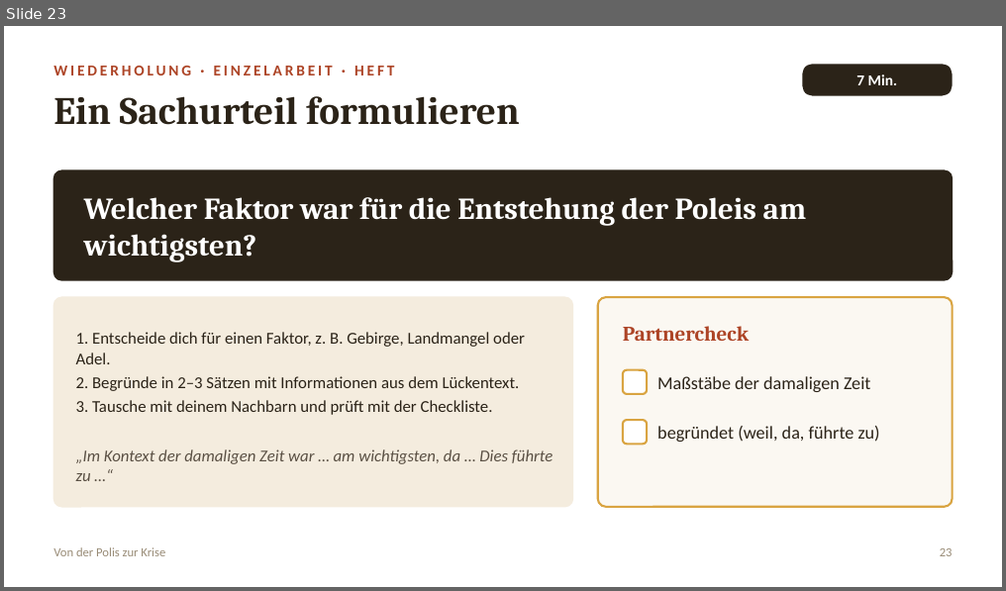
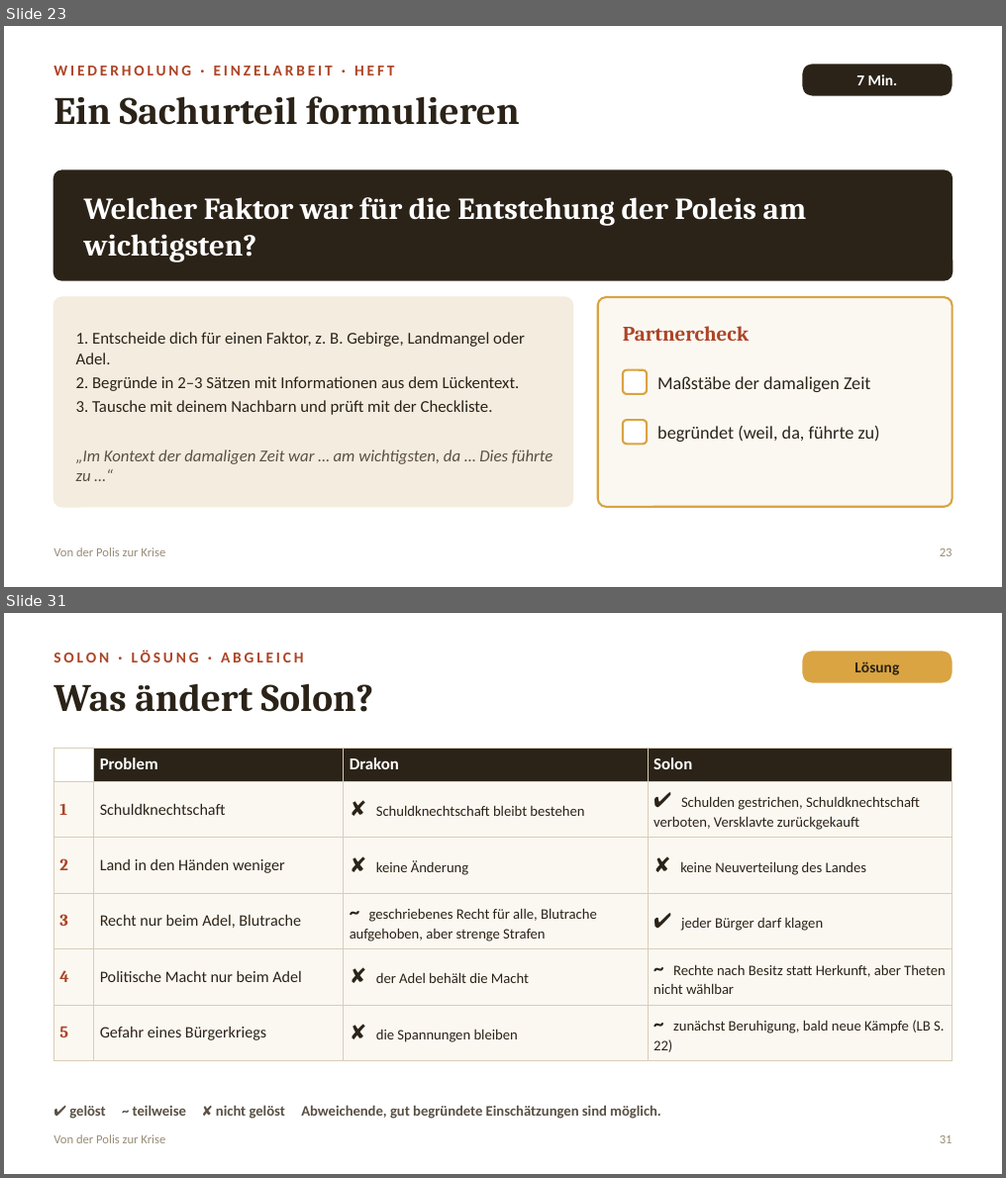
Before and after one commit to golzkonstantin-gif/Schule, a slide deck: Geschichte_11/Doppelstunde_Solon/Folien_Doppelstunde_Drakon_Solon.pptx. Shown one above the other, each under a label of ours: slide 23 before the commit, slides 23 and 31 after it; the slides between them are not shown. The pictures are 1006x591 and 1006x1178 pixels, drawn with LibreOffice and Linux fonts; fonts in the diff are those of the drawing. Boxes give left, top, right and bottom in pixels: in the first picture for what was removed or moved away, otherwise in the second. Text is boxed around its words. In the diff, an @@ line names an element or a change of style, - is before the commit and + after.

```diff
--- a/Geschichte_11/Doppelstunde_Solon/Folien_Doppelstunde_Drakon_Solon.pptx
+++ b/Geschichte_11/Doppelstunde_Solon/Folien_Doppelstunde_Drakon_Solon.pptx
@@ slide 31 added at (4, 613, 1002, 1174), background #FFFFFF @@
@@ text added at (54, 650, 304, 663), 11 pt, text #AD4426, bold @@
+SOLON · LÖSUNG · ABGLEICH
@@ rounded rectangle added at (802, 651, 952, 683), fill #D9A441, 11 pt, text #2B2318, bold @@
+Lösung
@@ text added at (54, 683, 374, 712), 28 pt, text #2B2318, bold @@
+Was ändert Solon?
@@ table added at (54, 748, 952, 1057), 6 rows, 4 columns @@
+ | Problem | Drakon | Solon
+1 | Schuldknechtschaft | ✘ Schuldknechtschaft bleibt bestehen | ✔ Schulden gestrichen, Schuldknechtschaft verboten, Versklavte zurückgekauft
+2 | Land in den Händen weniger | ✘ keine Änderung | ✘ keine Neuverteilung des Landes
+3 | Recht nur beim Adel, Blutrache | ~ geschriebenes Recht für alle, Blutrache aufgehoben, aber strenge Strafen | ✔ jeder Bürger darf klagen
+4 | Politische Macht nur beim Adel | ✘ der Adel behält die Macht | ~ Rechte nach Besitz statt Herkunft, aber Theten nicht wählbar
+5 | Gefahr eines Bürgerkriegs | ✘ die Spannungen bleiben | ~ zunächst Beruhigung, bald neue Kämpfe (LB S. 22)
@@ text added at (69, 1105, 661, 1119), 10.5 pt, text #5A5044, bold @@
+✔ gelöst ~ teilweise ✘ nicht gelöst Abweichende, gut begründete Einschätzungen sind möglich.
@@ text added at (54, 1135, 165, 1144), 9 pt, text #998C77 @@
+Von der Polis zur Krise
@@ text added at (940, 1136, 952, 1144), 9 pt, text #998C77 @@
+31
```
Also in this commit, not shown: 9 slides changed, 5 other slides added.
